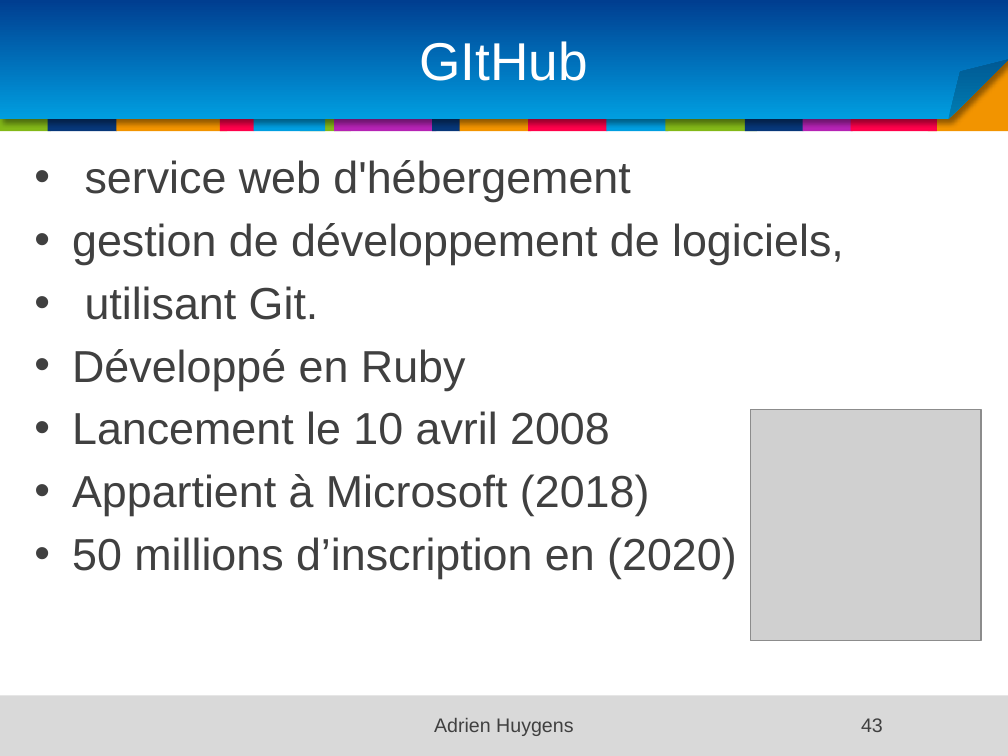
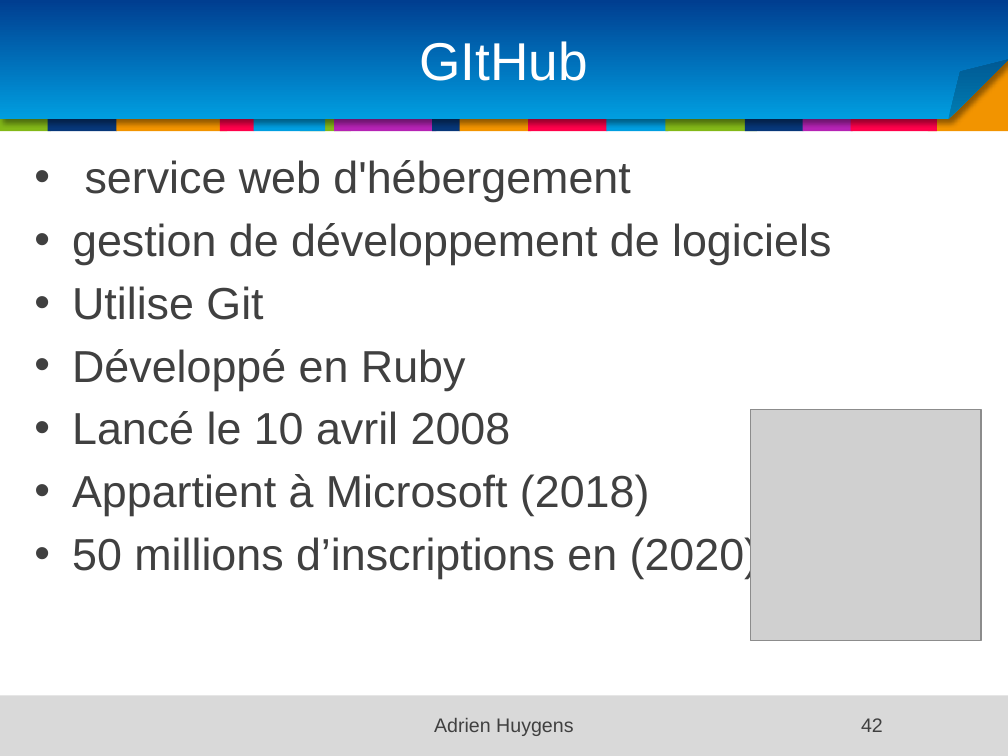
Before and after one commit to samouraii/CoursEntrepriseNumerique, a slide deck: slide 42 of Chapitre1.pptx (slide 43 before the commit). Drawn at 1008x756 pixels with LibreOffice and Linux fonts; fonts in the diff are those of the drawing; grey boxes stand for pictures; background and template pictures are left out. Boxes give left, top, right and bottom in pixels: in the first picture for what was removed or moved away, otherwise in the second. Text is boxed around its words. In the diff, an @@ line names an element or a change of style, - is before the commit and + after.

```diff
--- a/Chapitre1.pptx
+++ b/Chapitre1.pptx
@@ text at [72,223,831,320]: text changed @@
-• gestion de développement de logiciels,
-• utilisant Git.
+• gestion de développement de logiciels
+• Utilise Git
@@ text at [72,411,511,445]: text changed @@
-• Lancement le 10 avril 2008
+• Lancé le 10 avril 2008
@@ text at [72,535,759,579]: text changed @@
-• 50 millions d’inscription en (2020)
+• 50 millions d’inscriptions en (2020)
@@ page number at [861,718,883,732]: text changed @@
-43
+42
```
Also in this commit, not shown: 43 other slides changed, 1 slide removed.
